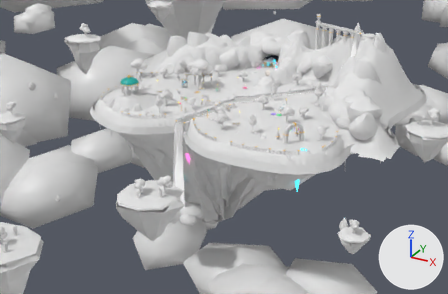
The FBX model assets/world/world-v7.fbx, before and after one commit.
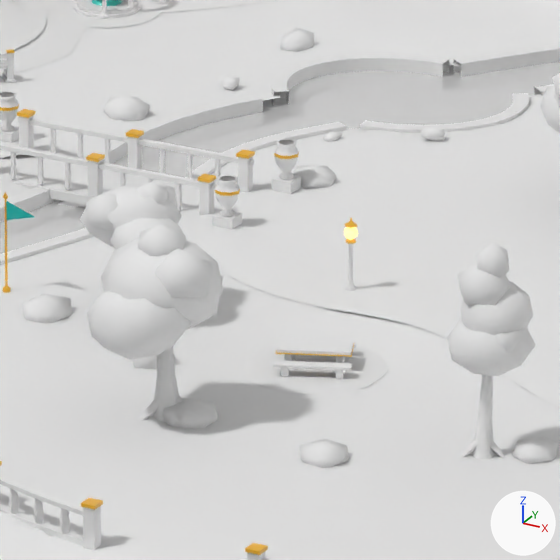
Old and new are each drawn from a camera (50 mm lens) standing at (233.9, -428.6, 170.7) and looking at (5.4, -13.1, -37.0) and again close up on the part from 46% to 58% of the width and 31% to 48% of the height. Lighting does not change. The marker at lower right points along +X, +Y and +Z. The first two pictures are the older version. Vertices at exactly the same position are counted once.

In view in the first close-up: 'W7_Architecture__marble', 'W7_Architecture__marble_smooth', 'W7_Bridge__marble', 'W7_Ground__dirt_path', 'W7_Ground__grass', 'W7_Ground__ground', 'W7_Stations__marble', 'W7_Trunks__bark', 'W7_Vegetation__foliage', 'W7_Vegetation__foliage_blossom', 'W7_Water__water_pool', 'W7_Water__water_stream' and 13 more.
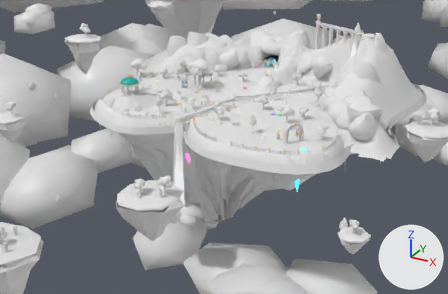
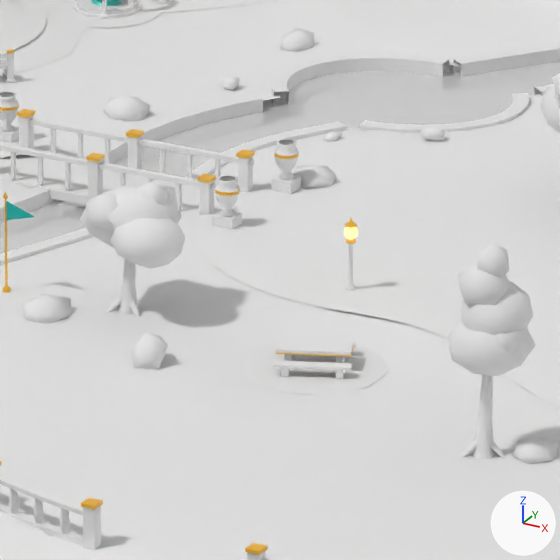
Where the newer file only moved an object's origin or applied its transform, the numbers keep the older frame.

What differs and where, as boxes (x1, y1, x2, y2) in the close-ups (560 x 560 px):
'W7_Vegetation__foliage_blossom', reshaped, moved: before (80, 166, 349, 468); after (80, 166, 336, 269)
'W7_Trunks__bark', reshaped: before (139, 346, 506, 460); after (107, 259, 506, 460)
part 1 of me_vegetation_bushes__foliage_001, deleted: before (87, 225, 224, 360)
part 2 of me_vegetation_bushes__foliage_blossom_001, deleted: before (162, 397, 218, 430)
part 3 of me_vegetation_bushes__foliage_blossom_001, deleted: before (299, 439, 349, 468)
part 4 of me_vegetation_hatchtree__bark_001, deleted: before (139, 346, 184, 421)

The change, as a list of edits to the scene's bpy script:
```text
Change me_vegetation_hatchtree__bark_001:
    used by ob_w7_trunks__bark; location = (-1.1, 0.28, 9.25)
    remove me_vegetation_hatchtree__bark_001.from_pydata(...)  # 1749 vertices, 1126 faces; spans x -102.0..102.0, y -63.0..63.0, z -11.0..11.0
    add me_vegetation_hatchtree__bark_001.from_pydata(...)  # 1679 vertices, 1082 faces; spans x -102.0..102.0, y -58.0..63.0, z -11.0..11.0
    me_vegetation_hatchtree__bark_001 part 4: 6 loose pieces with 70 vertices, spanning x 29.0..33.0, y -63.0..-58.0, z -10.0..0.0, are deleted
Change me_vegetation_bushes__foliage_001:
    used by ob_w7_vegetation__foliage; location = (12.27, 7.23, 12.37)
    remove me_vegetation_bushes__foliage_001.from_pydata(...)  # 2298 vertices, 4180 faces; spans x -91.0..91.0, y -73.0..73.0, z -13.0..13.0
    add me_vegetation_bushes__foliage_001.from_pydata(...)  # 2166 vertices, 3940 faces; spans x -91.0..91.0, y -68.0..73.0, z -13.0..13.0
    me_vegetation_bushes__foliage_001 part 1: 6 loose pieces with 132 vertices, spanning x 13.0..22.0, y -73.0..-63.0, z -6.0..2.0, are deleted
Change me_vegetation_bushes__foliage_blossom_001:
    used by ob_w7_vegetation__foliage_blossom; location = (-15.16, 1.05, 8.82)
    remove me_vegetation_bushes__foliage_blossom_001.from_pydata(...)  # 1272 vertices, 2300 faces; spans x -93.0..93.0, y -65.0..65.0, z -9.0..9.0
    add me_vegetation_bushes__foliage_blossom_001.from_pydata(...)  # 1248 vertices, 2260 faces; spans x -93.0..93.0, y -64.0..64.0, z -9.0..9.0
    me_vegetation_bushes__foliage_blossom_001 part 2: the loose piece of 12 vertices spanning x 45.0..49.0, y -63.0..-59.0, z -9.0..-7.0 is deleted
    me_vegetation_bushes__foliage_blossom_001 part 3: the loose piece of 12 vertices spanning x 56.0..60.0, y -65.0..-61.0, z -8.0..-7.0 is deleted
    other edits to the shape of me_vegetation_bushes__foliage_blossom_001 do not show in these pictures
Change ob_w7_vegetation__foliage_blossom:
    ob_w7_vegetation__foliage_blossom.location: (-15.16, 1.05, 8.82) -> (-15.16, 1.19, 8.82)
```
